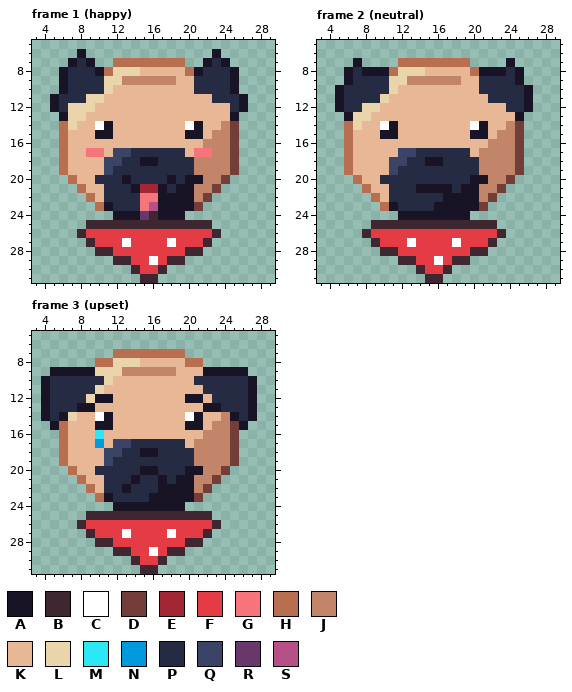
A pixel-art file gets an edit: art/dogs/face-dog-nugget.aseprite. Above, as it was before the edit.
32x32 pixels, 3 frames. Shown: frame 1 (happy): x 3..29, y 5..31; frame 2 (neutral): x 3..29, y 5..31; frame 3 (upset): x 3..29, y 5..31.
Palette (. is transparent): A #181425  B #3e2731  C #ffffff  D #733e39  E #a22633  F #e43b44  G #f6757a  H #b86f50  J #c28569  K #e8b796  L #ead4aa  M #2ce8f5  N #0099db  P #262b44  Q #3a4466  R #68386c  S #b55088
Pixels before, frame 1 (happy), first column x 5:
 6 ...A..............A...
 7 ..APA..HHHHHHHH..APA..
 8 .APPPAHLLLKKKKKHAPPPA.
 9 .APPPPLLJJJJJJKKPPPPA.
10 .APPPPLKKKKKKKKKPPPPA.
11 APPPLLKKKKKKKKKKKKPPPA
12 APLLLKKKKKKKKKKKKKKKPA
13 .ALLKKKKKKKKKKKKKKKKA.
14 .HLKKCAKKKKKKKKCAKKJD.
15 .HKKKAAKKKKKKKKAAKJJD.
16 .HKKKKKKKKKKKKKKKJJJD.
17 .HKKGGKQQPPPPPPKGGJJD.
18 .HKKKKQQPPAAPPPPJJJJD.
19 .HKKKKQPPPPPPPPPJJJJD.
20 ..HKKPPPAPPPPAPAAJJD..
21 ...HKKPPPAEEAPAAJJD...
22 ....HKPPPPGGAAAAJD....
23 .....HAPPPGSAAAAD.....
24 .......AAARBAAA.......
25 ....BBBBBBBBBBBBBB....
26 ...BFFFFFFFFFFFFFFB...
27 ....BFFFCFFFFCFFFB....
28 .....BBFFFFFFFFBB.....
29 .......BBFFCFBB.......
30 .........BFFB.........
31 ..........BB..........
Pixels before, frame 2 (neutral), first column x 5:
 7 ..A....HHHHHHHH....A..
 8 .APAAAHLLLKKKKKHAAAPA.
 9 .APPPPLLJJJJJJKKPPPPA.
10 APPPPPLKKKKKKKKKPPPPPA
11 APPPPLKKKKKKKKKKKPPPPA
12 APPLLKKKKKKKKKKKKKKPPA
13 .ALLKKKKKKKKKKKKKKKKA.
14 .HLKKCAKKKKKKKKCAKKJD.
15 .HKKKAAKKKKKKKKAAKJJD.
16 .HKKKKKKKKKKKKKKKJJJD.
17 .HKKKKKQQPPPPPPKJJJJD.
18 .HKKKKQQPPAAPPPPJJJJD.
19 .HKKKKQPPPPPPPPPJJJJD.
20 ..HKKPPPPPPPPPPAAJJD..
21 ...HKKPPPAAAAPAAJJD...
22 ....HKPPPPPPAAAAJD....
23 .....HAPPPPAAAAAD.....
24 .......AAAAAAAA.......
25 ....BBBBBBBBBBBBBB....
26 ...BFFFFFFFFFFFFFFB...
27 ....BFFFCFFFFCFFFB....
28 .....BBFFFFFFFFBB.....
29 .......BBFFCFBB.......
30 .........BFFB.........
31 ..........BB..........
Pixels before, frame 3 (upset), first column x 4:
 7 ........HHHHHHHH........
 8 ......HHLLLKKKKKHH......
 9 .AAAAALLLJJJJJJKKKAAAAA.
10 APPPPPPLKKKKKKKKKPPPPPPA
11 APPPPPLKKKKKKKKKKKPPPPPA
12 APPPPLAAKKKKKKKKAAKPPPPA
13 APPPAAKKKKKKKKKKKKAAPPPA
14 APALKKCAKKKKKKKKCAKKJAPA
15 .AHKKKAAKKKKKKKKAAKJJDA.
16 ..HKKKMKKKKKKKKKKKJJJD..
17 ..HKKKNKQQPPPPPPKJJJJD..
18 ..HKKKKQQPPAAPPPPJJJJD..
19 ..HKKKKQPPPPPPPPPJJJJD..
20 ...HKKPPPPPAAPPPAAJJD...
21 ....HKKPPPAPPAPAAJJD....
22 .....HKPPAPPPAAAAJD.....
23 ......HAPPPPAAAAAD......
24 ........AAAAAAAA........
25 .....BBBBBBBBBBBBBB.....
26 ....BFFFFFFFFFFFFFFB....
27 .....BFFFCFFFFCFFFB.....
28 ......BBFFFFFFFFBB......
29 ........BBFFCFBB........
30 ..........BFFB..........
31 ...........BB...........
After:
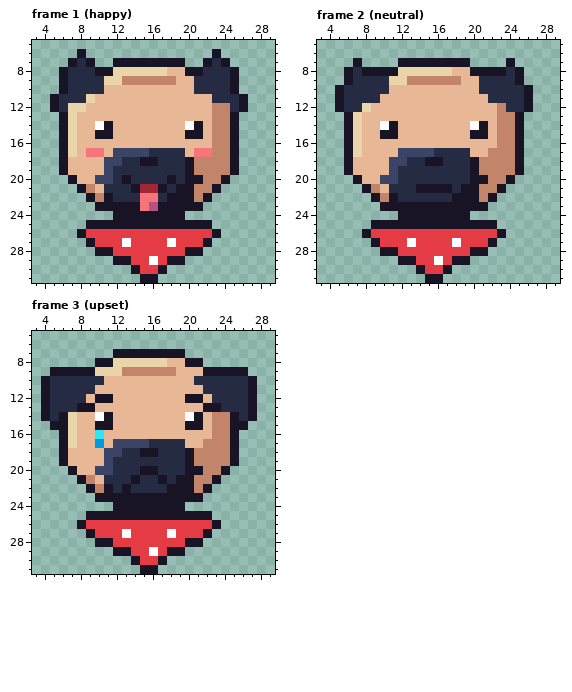
Difference:
Changed rows in their new state; - is an unchanged pixel.
Frame 1 (happy):
first column x 6:
 7 ------AAAAAAAA------
 8 -----A---LLL--A-----
10 -----K--------------
11 ----K---------------
12 ---K-------------JJ-
13 --K--------------JJ-
14 A----------------J-A
15 AL-----------------A
16 AL--------------K--A
17 AL------QQ---------A
18 A-------------A----A
19 A-------------A----A
20 -A--QQ------------A-
21 --AJ-------------A--
22 ---AJA-----P----A---
23 ----A-AAA------A----
24 ---------AA---------
25 ---AAAAAAAAAAAAAA---
26 --A--------------A--
27 ---A------------A---
28 ----AA--------AA----
29 ------AA----AA------
30 --------A--A--------
31 ---------AA---------
Frame 2 (neutral):
first column x 6:
 7 ------AAAAAAAA------
 8 -----A---LLL--A-----
10 -----K--------------
11 ----K---------------
12 ---K-------------J--
13 --K--------------JJ-
14 A----------------J-A
15 AL-----------------A
16 AL--------------K--A
17 AL------QQ-----K---A
18 A-------------A----A
19 A-------------A----A
20 -A--QQ------------A-
21 --AJ-------------A--
22 ---AJA-----P----A---
23 ----A-AAAA-----A----
25 ---AAAAAAAAAAAAAA---
26 --A--------------A--
27 ---A------------A---
28 ----AA--------AA----
29 ------AA----AA------
30 --------A--A--------
31 ---------AA---------
Frame 3 (upset):
first column x 6:
 7 ------AAAAAAAA------
 8 ----AA---LLL--AA----
10 -----K--------------
11 ----K---------------
12 ---K----------------
14 -----------------J--
15 AL-----------------A
16 AL--------------K--A
17 AL------QQ-----K---A
18 A-------------A----A
19 A-------------A----A
20 -A--QQ------------A-
21 --AJ-------------A--
22 ---AJA-----P----A---
23 ----A-AAAA-----A----
25 ---AAAAAAAAAAAAAA---
26 --A--------------A--
27 ---A------------A---
28 ----AA--------AA----
29 ------AA----AA------
30 --------A--A--------
31 ---------AA---------
